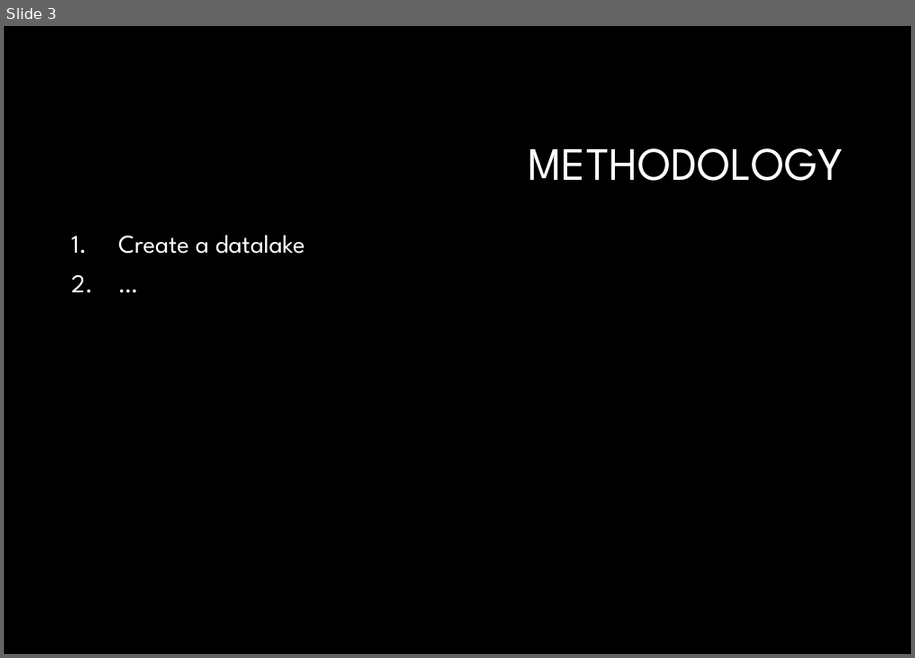
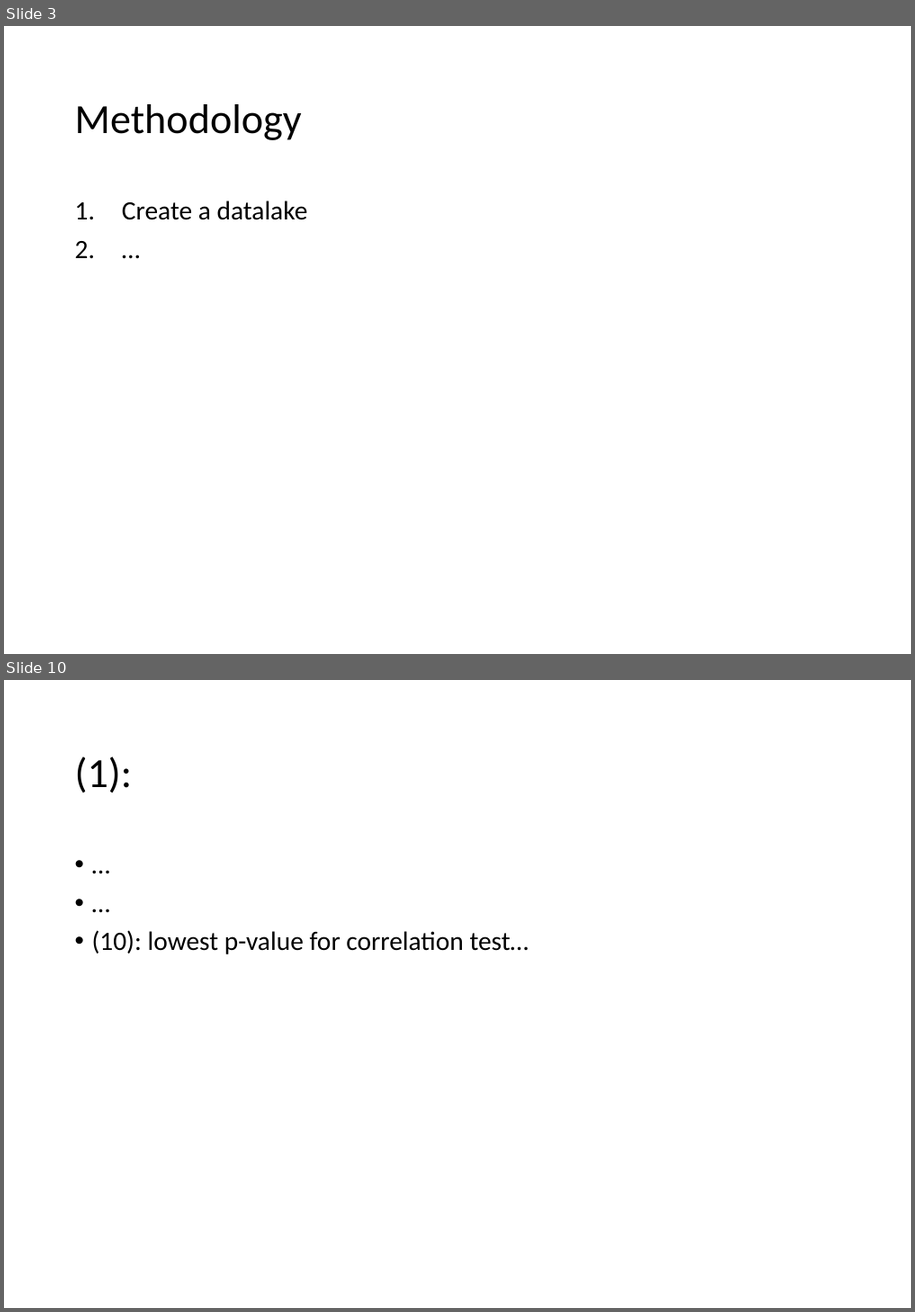
Before and after one commit to databellum-ai/climatrade, a slide deck: docs/climatrade.pptx. Shown one above the other, each under a label of ours: slide 3 before the commit, slides 3 and 10 after it; the slides between them are not shown. The pictures are 915x658 and 915x1312 pixels, drawn with LibreOffice and Linux fonts; fonts in the diff are those of the drawing; background and template pictures are left out. Boxes give left, top, right and bottom in pixels: in the first picture for what was removed or moved away, otherwise in the second. Text is boxed around its words. In the diff, an @@ line names an element or a change of style, - is before the commit and + after.

```diff
--- a/docs/climatrade.pptx
+++ b/docs/climatrade.pptx
@@ slide 10 added at <box>4,680,911,1308</box>, background #FFFFFF @@
@@ title added at <box>75,756,133,792</box>, 35.8 pt, text #000000 @@
+(1):
@@ text added at <box>92,930,530,954</box>, 22.8 pt, text #000000 @@
+• …
+• …
+• (10): lowest p-value for correlation test…
@@ slide 3 changed as well @@
@@ background #000000 to #FFFFFF @@
@@ title at <box>75,104,302,140</box>: text changed; size 40 to 35.8 pt; font League Spartan to Calibri; text colour #FFFFFF to #000000 @@
-METHODOLOGY
+Methodology
@@ text "Create a datalake": place and size @@
-text "Create a datalake" at <box>118,235,306,254</box>
+text "Create a datalake" at <box>122,201,308,220</box>
@@ text "Create a datalake" at <box>122,201,308,220</box>: size 22 to 22.8 pt, font League Spartan to Calibri, text colour #FFFFFF to #000000; less space between paragraphs @@
```
Also in this commit, not shown: 2 other slides changed, 6 other slides added, 2 other files.
